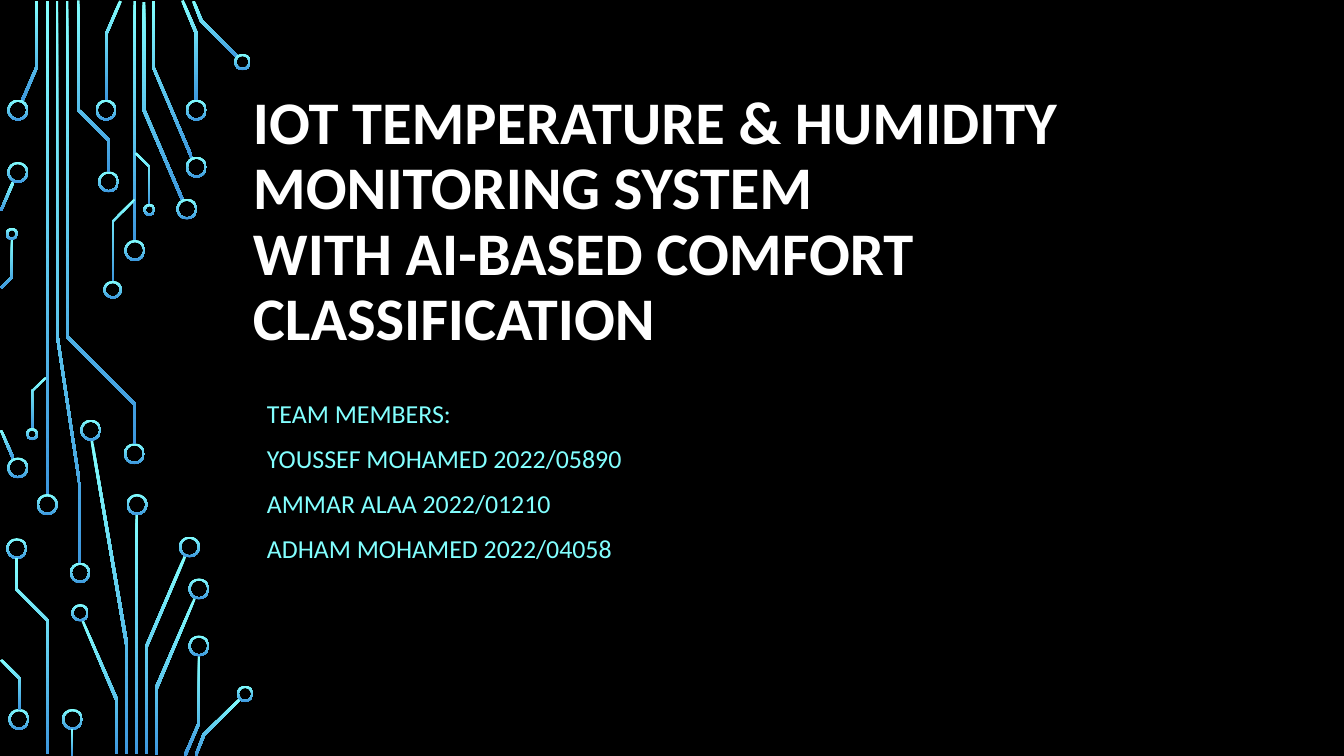
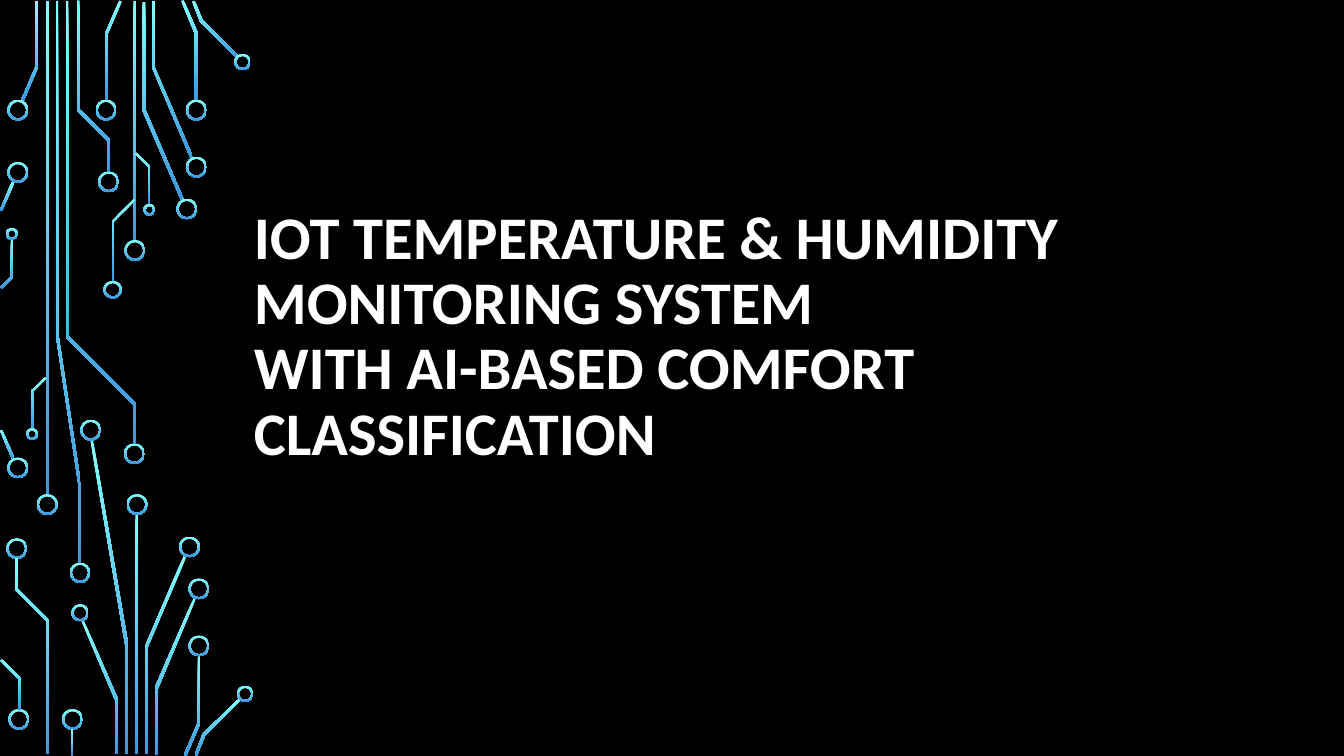
Before and after one commit to Youssef-Abdelshahid/IoT-EdgeAI-Comfort-Monitoring, a slide deck: slide 1 of Presentation.pptx. Drawn at 1344x756 pixels with LibreOffice and Linux fonts; fonts in the diff are those of the drawing; background and template pictures are left out. Boxes give left, top, right and bottom in pixels: in the first picture for what was removed or moved away, otherwise in the second. Text is boxed around its words. In the diff, an @@ line names an element or a change of style, - is before the commit and + after.

```diff
--- a/Presentation.pptx
+++ b/Presentation.pptx
@@ title "IOT TEMPERATURE & HUMIDITY MONITORING ...": place and size @@
-title "IOT TEMPERATURE & HUMIDITY MONITORING ..." at [253, 104, 1057, 341]
+title "IOT TEMPERATURE & HUMIDITY MONITORING ..." at [254, 219, 1058, 456]
@@ subtitle removed at [267, 406, 621, 559] @@
-TEAM MEMBERS:
-YOUSSEF MOHAMED 2022/05890
-AMMAR ALAA 2022/01210
-ADHAM MOHAMED 2022/04058
```
Also in this commit, not shown: 2 other files.
